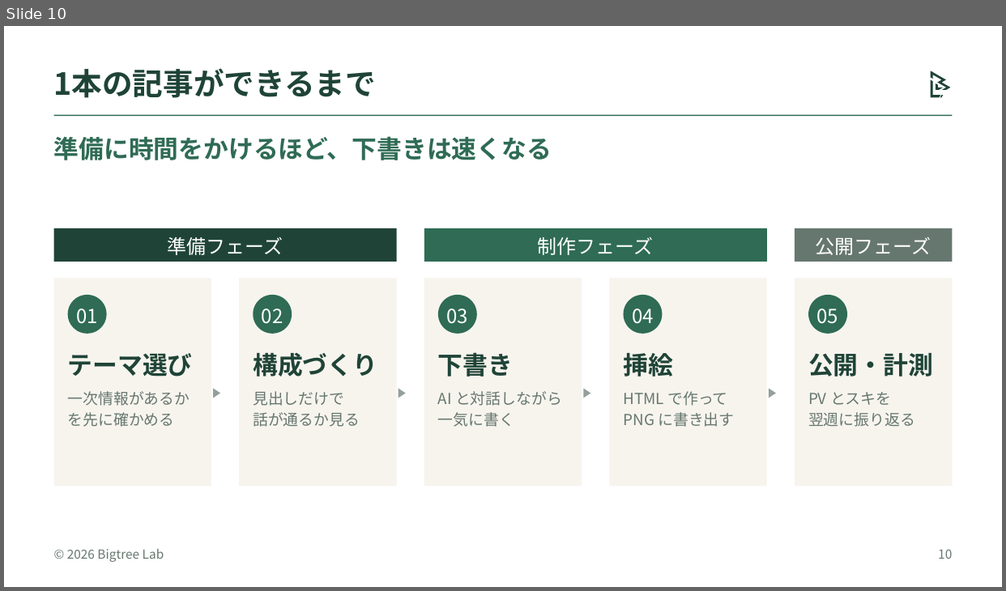
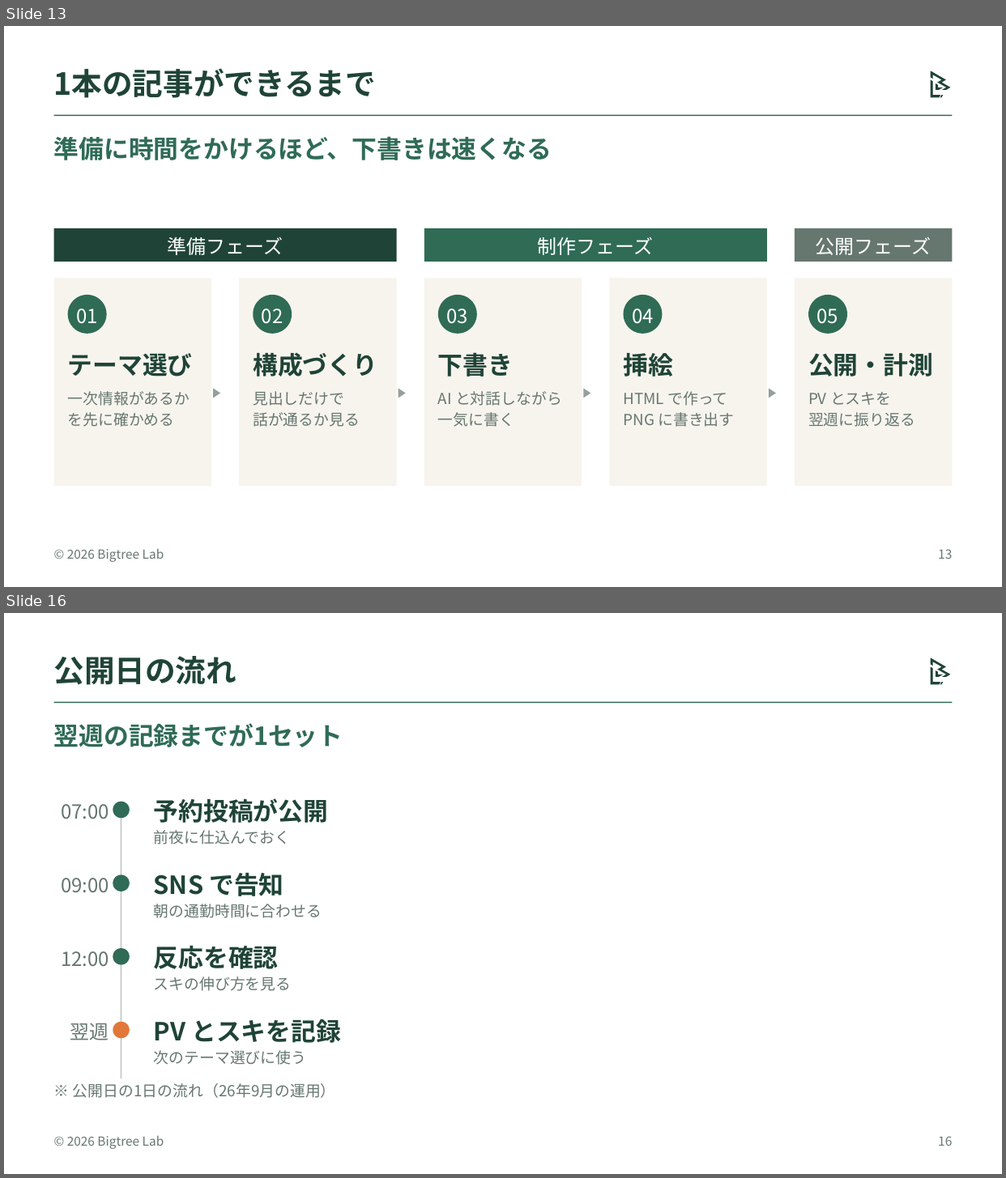
Before and after one commit to bigtree1984/office_3_apps_with_claude, a slide deck: bigtree/samples/bigtree_lab_organisms.pptx. Shown one above the other, each under a label of ours: slide 10 before the commit, slides 13 and 16 after it; the slides between them are not shown. The pictures are 1006x591 and 1006x1178 pixels, drawn with LibreOffice and Linux fonts; fonts in the diff are those of the drawing. Boxes give left, top, right and bottom in pixels: in the first picture for what was removed or moved away, otherwise in the second. Text is boxed around its words. In the diff, an @@ line names an element or a change of style, - is before the commit and + after.

```diff
--- a/bigtree/samples/bigtree_lab_organisms.pptx
+++ b/bigtree/samples/bigtree_lab_organisms.pptx
@@ slide 16 added at box(4, 613, 1002, 1174), background #FFFFFF; not listed: 3 template elements that a slide beside it also shows @@
@@ title added at box(54, 656, 236, 685), 22 pt, text #1F4437, bold @@
+公開日の流れ
@@ text added at box(54, 723, 343, 747), 18 pt, text #2F6B55, bold @@
+翌週の記録までが1セット
@@ group added at box(61, 798, 341, 1098): 13 texts, 4 ellipses, 1 rectangle @@
+07:00
+予約投稿が公開
+前夜に仕込んでおく
+09:00
+SNS で告知
+朝の通勤時間に合わせる
+12:00
+反応を確認
+スキの伸び方を見る
+翌週
+PV とスキを記録
+次のテーマ選びに使う
+※ 公開日の1日の流れ（26年9月の運用）
@@ page number added at box(938, 1136, 952, 1146), 9 pt, text #66776F @@
+16
@@ what was slide 10 is now slide 13 @@
@@ page number at box(938, 549, 952, 559): text changed @@
-10
+13
```
Also in this commit, not shown: 2 slides changed, 12 other slides added, 13 other files.
